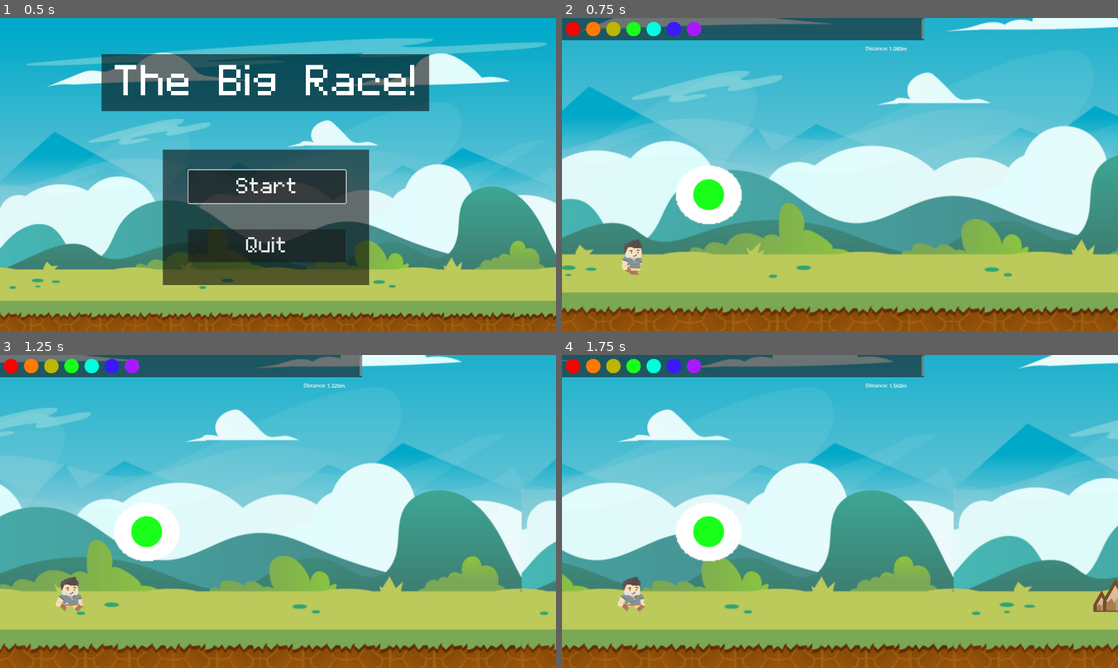
Above: before the commit, frames 1-4 (two rows, left to right).
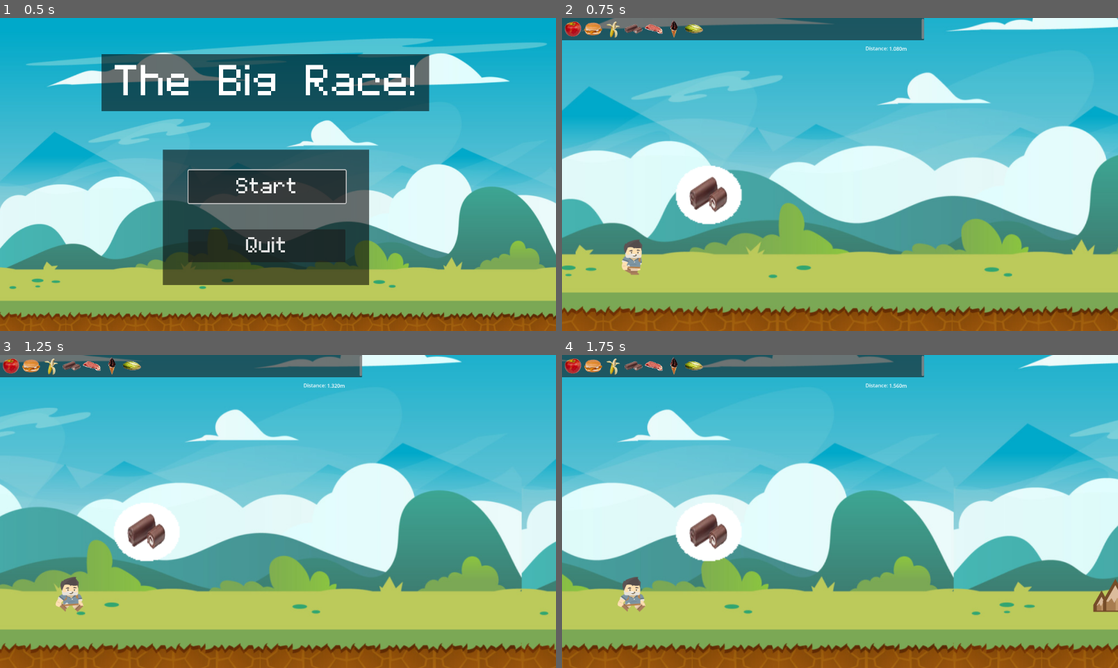
Above: after the commit, the same moments.

Repository: sarahletchford42/the-big-race
Game: Godot game, scene res://scenes/UI/title_screen.tscn
The game is run twice, just before and just after one commit, with the same random seed, the same clock (stepped at 60 frames per second) and the same inputs.
Inputs:
- Up to frame 1 (0.5 s): no input
- Up to frame 2 (0.75 s): click "Start" at 0.5 s
- Up to frame 3 (1.25 s): no input
- Up to frame 4 (1.75 s): tap Enter (ui_accept) at 1.25, 1.52 s

Frame 1 is identical in both runs. In frame 2, 1.3% of the frame differs, in the area x 0-30%, y 0-62%; in frame 3, 1.3%; in frame 4, 1.3%.

Commit message:
food textures
bananas! etc

Diff:
--- a/scenes/UI/main_ui.tscn
+++ b/scenes/UI/main_ui.tscn
@@ -1,16 +1,16 @@
 [gd_scene load_steps=12 format=3 uid="uid://dssw1xv8c6ycs"]
 
 [ext_resource type="Script" path="res://scenes/UI/Distance_Value.gd" id="1_ves6g"]
+[ext_resource type="Texture2D" uid="uid://bvhwmn1yo4lrf" path="res://images/UI/food_apple.png" id="2_2j0qo"]
 [ext_resource type="Texture2D" uid="uid://bnmnke3i8lpte" path="res://images/UI/food_white.png" id="2_2lrsp"]
-[ext_resource type="Texture2D" uid="uid://bgfa5gwds27xf" path="res://images/UI/food_blue.png" id="2_exgn0"]
-[ext_resource type="Texture2D" uid="uid://bg0cxntrfbsqd" path="res://images/UI/food_red.png" id="3_evuxf"]
-[ext_resource type="Texture2D" uid="uid://bb7b1nm7n8pcj" path="res://images/UI/food_orange.png" id="3_w6nkc"]
-[ext_resource type="Texture2D" uid="uid://gcnl13vqanpc" path="res://images/UI/food_green.png" id="4_bstgo"]
+[ext_resource type="Texture2D" uid="uid://ytuux0w0ujs2" path="res://images/UI/food_sandwich.png" id="3_df4xa"]
+[ext_resource type="Texture2D" uid="uid://yhfcmhmjwux2" path="res://images/UI/food_banana.png" id="4_gjklp"]
 [ext_resource type="Script" path="res://scenes/UI/Inventory.gd" id="4_v6x2b"]
-[ext_resource type="Texture2D" uid="uid://2xdextxcgjxu" path="res://images/UI/food_purple.png" id="5_c6b1f"]
-[ext_resource type="Texture2D" uid="uid://b2uv8w77lrjjd" path="res://images/UI/food_teal.png" id="6_7ggep"]
-[ext_resource type="Texture2D" uid="uid://b5hxbfpopwx15" path="res://images/UI/food_yellow.png" id="6_l0pit"]
+[ext_resource type="Texture2D" uid="uid://j20g6tyk8o15" path="res://images/UI/food_swissrolls.png" id="5_nib0p"]
+[ext_resource type="Texture2D" uid="uid://cn1deajqjdiil" path="res://images/UI/food_steak.png" id="6_k3d8e"]
 [ext_resource type="Script" path="res://scenes/UI/Food_Request.gd" id="6_xxpus"]
+[ext_resource type="Texture2D" uid="uid://d0vq72kt8gxq0" path="res://images/UI/food_icecreamcone.png" id="7_hs3jf"]
+[ext_resource type="Texture2D" uid="uid://tgw8a1qtrxbe" path="res://images/UI/food_romaine.png" id="8_8p63r"]
 
 [node name="Main_UI" type="Control"]
 layout_mode = 3
@@ -67,19 +67,19 @@
 max_columns = 10
 fixed_icon_size = Vector2i(60, 60)
 item_0/text = ""
-item_0/icon = ExtResource("3_evuxf")
+item_0/icon = ExtResource("2_2j0qo")
 item_1/text = ""
-item_1/icon = ExtResource("3_w6nkc")
+item_1/icon = ExtResource("3_df4xa")
 item_2/text = ""
-item_2/icon = ExtResource("6_l0pit")
+item_2/icon = ExtResource("4_gjklp")
 item_3/text = ""
-item_3/icon = ExtResource("4_bstgo")
+item_3/icon = ExtResource("5_nib0p")
 item_4/text = ""
-item_4/icon = ExtResource("6_7ggep")
+item_4/icon = ExtResource("6_k3d8e")
 item_5/text = ""
-item_5/icon = ExtResource("2_exgn0")
+item_5/icon = ExtResource("7_hs3jf")
 item_6/text = ""
-item_6/icon = ExtResource("5_c6b1f")
+item_6/icon = ExtResource("8_8p63r")
 script = ExtResource("4_v6x2b")
 
 [node name="Thought_Bubble" type="TextureRect" parent="CanvasLayer"]
Binary file added: images/UI/food_apple.png
Not shown, added: images/UI/food_apple.png.import
Binary file added: images/UI/food_banana.png
Not shown, added: images/UI/food_banana.png.import
Binary file added: images/UI/food_icecreamcone.png
Not shown, added: images/UI/food_icecreamcone.png.import
Binary file added: images/UI/food_romaine.png
Not shown, added: images/UI/food_romaine.png.import
Binary file added: images/UI/food_sandwich.png
Not shown, added: images/UI/food_sandwich.png.import
Binary file added: images/UI/food_steak.png
Not shown, added: images/UI/food_steak.png.import
(and 4 more such lines)
